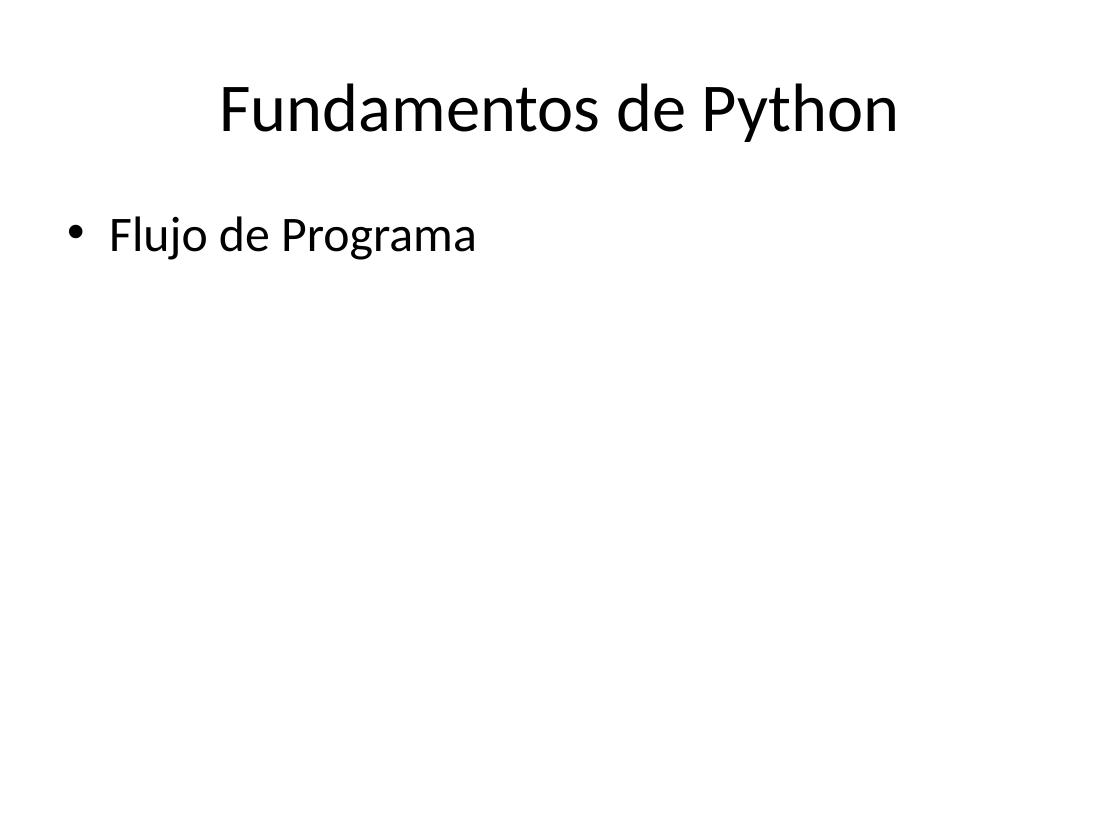
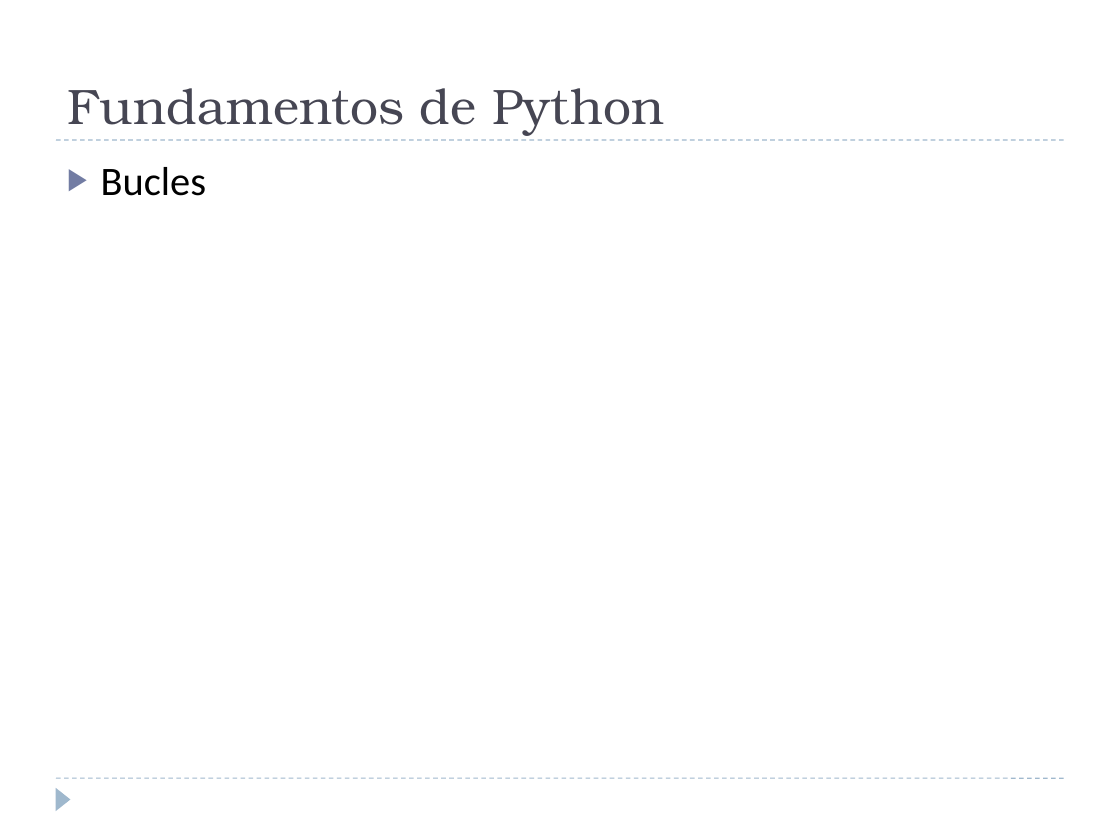
Before and after one commit to Kike-Ramirez/intro-py-td, a slide deck: slide 20 of docs/Python for TD Workshop - ROTOR.pptx (slide 19 before the commit). Drawn at 1120x840 pixels with LibreOffice and Linux fonts; fonts in the diff are those of the drawing. Boxes give left, top, right and bottom in pixels: in the first picture for what was removed or moved away, otherwise in the second. Text is boxed around its words. In the diff, an @@ line names an element or a change of style, - is before the commit and + after.

```diff
--- a/docs/Python for TD Workshop - ROTOR.pptx
+++ b/docs/Python for TD Workshop - ROTOR.pptx
@@ title "Fundamentos de Python": place and size @@
-title "Fundamentos de Python" at box(220, 83, 900, 142)
+title "Fundamentos de Python" at box(67, 88, 664, 136)
@@ title "Fundamentos de Python" at box(67, 88, 664, 136): size 44 to 32 pt, font Calibri to TeX Gyre Bonum, text colour #000000 to #464653; alignment centre to left; vertical alignment middle to bottom @@
@@ line added from (56, 140) to (1064, 140), #9FB8CD 0.75 pt dashed @@
@@ text at box(101, 167, 206, 196): text changed; size 32 to 26 pt @@
-• Flujo de Programa
+▶ Bucles
@@ line added from (56, 778) to (1064, 778), #9FB8CD 0.75 pt dashed @@
@@ triangle added at box(56, 787, 71, 811), fill #9FB8CD @@
```
Also in this commit, not shown: 27 other slides changed, 2 slides added, 2 slides removed, 11 other files.
